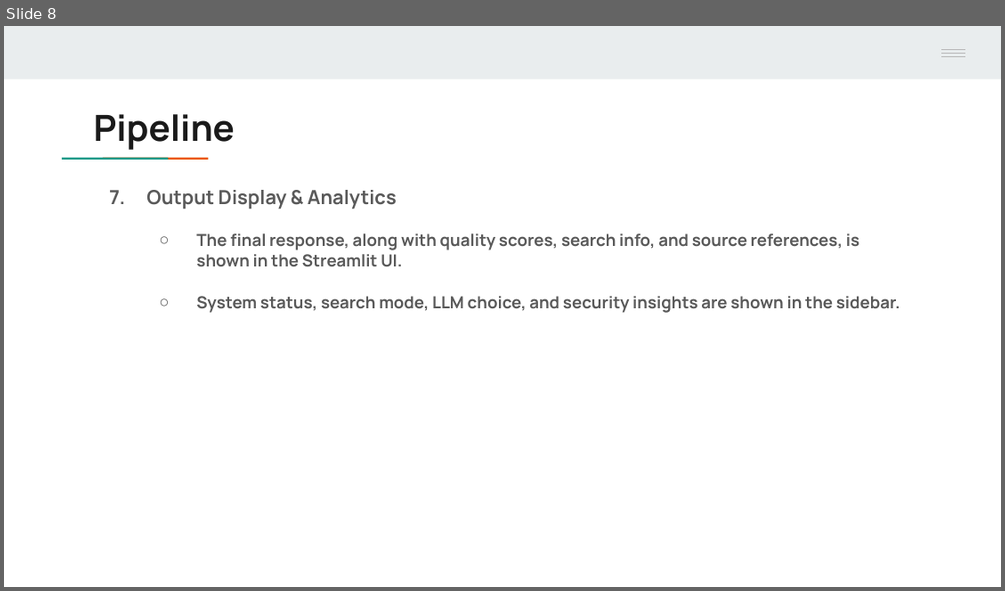
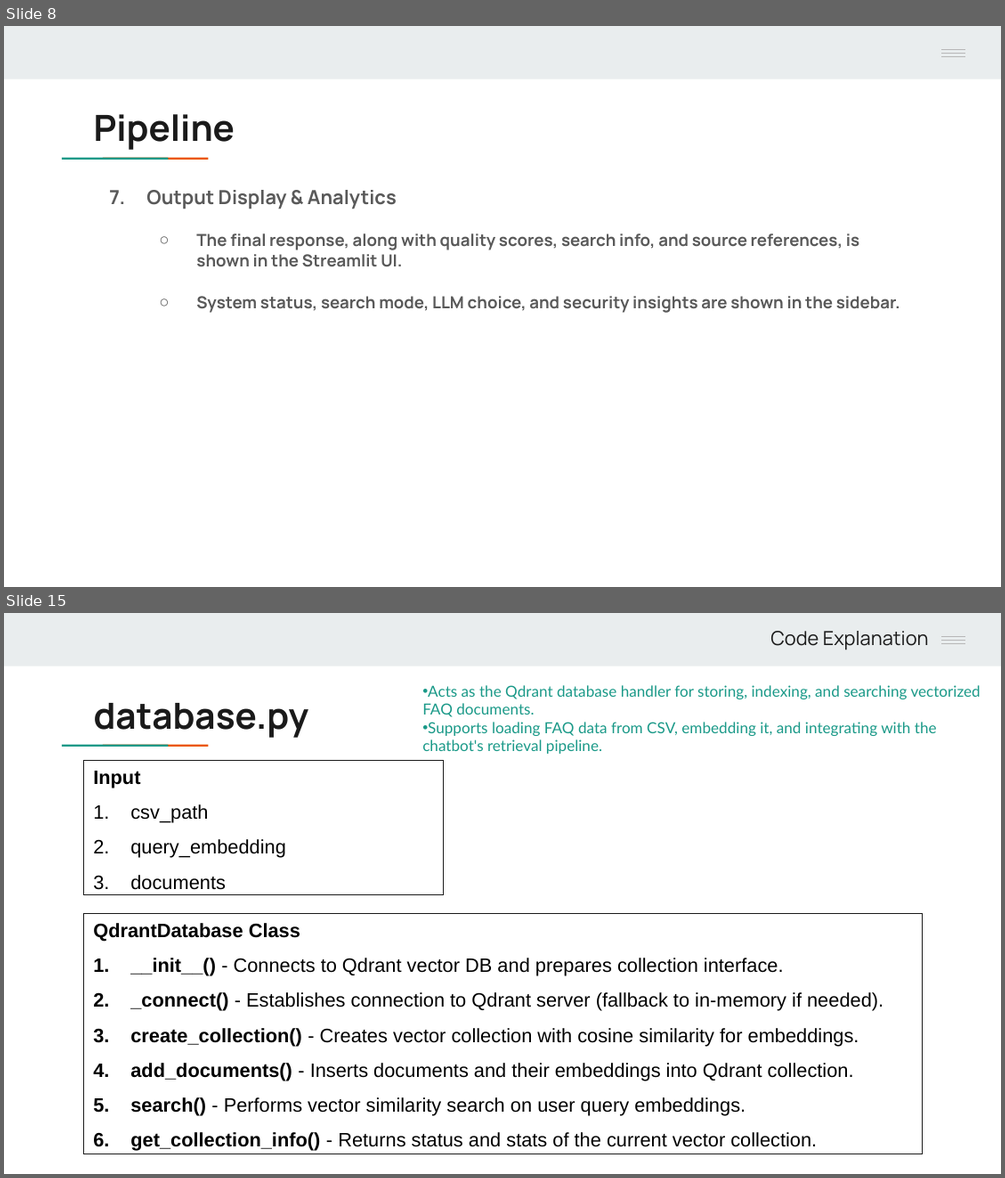
Before and after one commit to handamn/Nawatech-Machine_Learning_Engineer, a slide deck: task_2/Case2 Presentation.pptx. Shown one above the other, each under a label of ours: slide 8 before the commit, slides 8 and 15 after it; the slides between them are not shown. The pictures are 1005x591 and 1005x1178 pixels, drawn with LibreOffice and Linux fonts; fonts in the diff are those of the drawing. Boxes give left, top, right and bottom in pixels: in the first picture for what was removed or moved away, otherwise in the second. Text is boxed around its words. In the diff, an @@ line names an element or a change of style, - is before the commit and + after.

```diff
--- a/task_2/Case2 Presentation.pptx
+++ b/task_2/Case2 Presentation.pptx
@@ slide 15 added at <box>4,613,1001,1174</box>, background #FFFFFF; not listed: 7 template elements that a slide beside it also shows @@
@@ text added at <box>770,631,929,650</box>, 14 pt, text #1A1A1A @@
+Code Explanation
@@ text added at <box>422,685,980,754</box>, 11 pt, text #1A9988 @@
+• Acts as the Qdrant database handler for storing, indexing, and searching vectorized FAQ documents.
+• Supports loading FAQ data from CSV, embedding it, and integrating with the chatbot's retrieval pipeline.
@@ title added at <box>94,703,309,738</box>, 26 pt, text #1A1A1A, bold @@
+database.py
@@ rectangle added at <box>84,761,444,895</box>, outline #1A1A1A 0.75 pt, 14 pt, text #000000 @@
+Input
+1. csv_path
+2. query_embedding
+3. documents
@@ rectangle added at <box>84,913,922,1153</box>, outline #1A1A1A 0.75 pt, 14 pt, text #000000 @@
+QdrantDatabase Class
+1. __init__() - Connects to Qdrant vector DB and prepares collection interface.
+2. _connect() - Establishes connection to Qdrant server (fallback to in-memory if needed).
+3. create_collection() - Creates vector collection with cosine similarity for embeddings.
+4. add_documents() - Inserts documents and their embeddings into Qdrant collection.
+5. search() - Performs vector similarity search on user query embeddings.
+6. get_collection_info() - Returns status and stats of the current vector collection.
```
Also in this commit, not shown: 2 slides changed, 27 other slides added, 1 slide removed, 1 other file.
